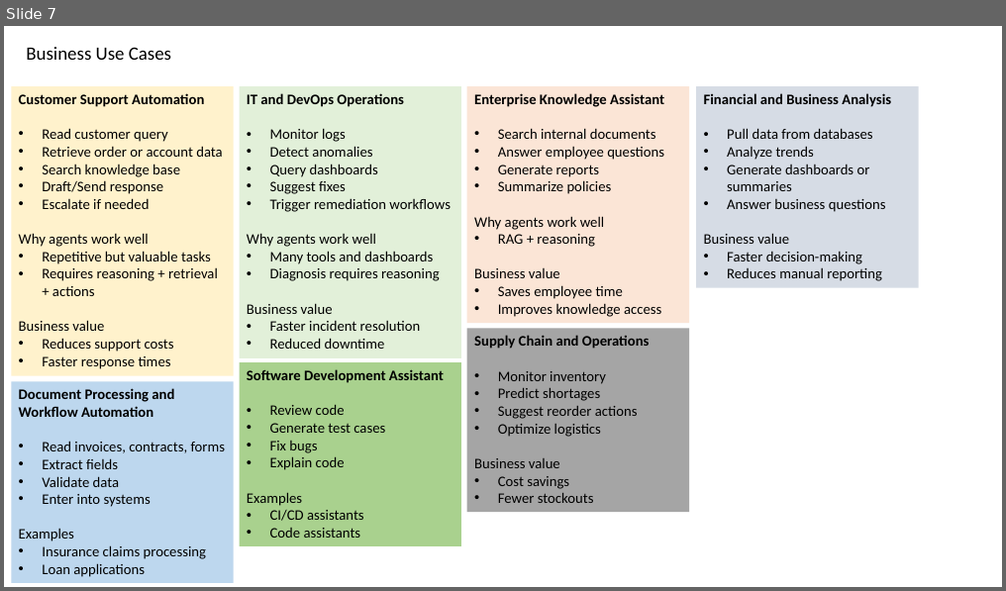
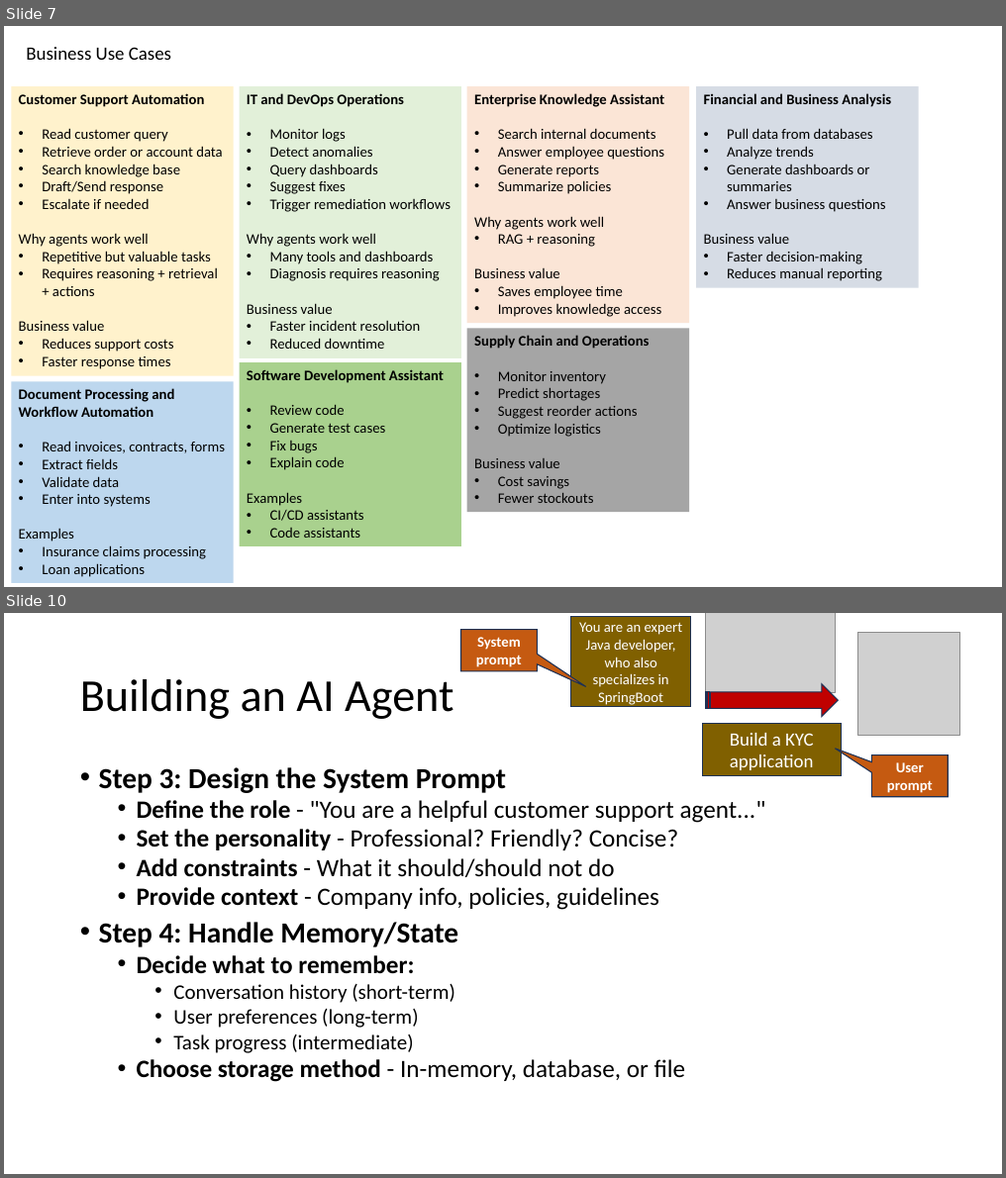
Before and after one commit to atulkahatecdac/agenticai_real, a slide deck: presentation/no-code-low-code-realpage.pptx. Shown one above the other, each under a label of ours: slide 7 before the commit, slides 7 and 10 after it; the slides between them are not shown. The pictures are 1006x591 and 1006x1178 pixels, drawn with LibreOffice and Linux fonts; fonts in the diff are those of the drawing; grey boxes stand for pictures. Boxes give left, top, right and bottom in pixels: in the first picture for what was removed or moved away, otherwise in the second. Text is boxed around its words. In the diff, an @@ line names an element or a change of style, - is before the commit and + after.

```diff
--- a/presentation/no-code-low-code-realpage.pptx
+++ b/presentation/no-code-low-code-realpage.pptx
@@ slide 10 added at (4, 613, 1002, 1174), background #FFFFFF @@
@@ speech box added at (460, 630, 537, 671), fill #C55A11, outline #1E3256 1 pt, 14 pt, text #FFFFFF, bold @@
+System prompt
@@ rectangle added at (571, 617, 691, 707), fill #806000, outline #1E3256 1 pt, 14 pt, text #FFFFFF @@
+You are an expert Java developer, who also specializes in SpringBoot
@@ picture added at (706, 613, 836, 693) @@
@@ picture added at (858, 633, 960, 735) @@
@@ title added at (80, 679, 453, 719), 44 pt, text #000000 @@
+Building an AI Agent
@@ striped right arrow added at (706, 684, 838, 716), fill #C00000, outline #1E3256 1 pt @@
@@ rectangle added at (703, 723, 841, 776), fill #806000, outline #1E3256 1 pt, 18 pt, text #FFFFFF @@
+Build a KYC application
@@ speech box added at (871, 756, 948, 797), fill #C55A11, outline #1E3256 1 pt, 14 pt, text #FFFFFF, bold @@
+User prompt
@@ text added at (99, 767, 766, 1082), 24 pt, text #000000 @@
+• Step 3: Design the System Prompt
+  • Define the role - "You are a helpful customer support agent..."
+  • Set the personality - Professional? Friendly? Concise?
+  • Add constraints - What it should/should not do
+  • Provide context - Company info, policies, guidelines
+• Step 4: Handle Memory/State
+  • Decide what to remember:
+    • Conversation history (short-term)
+    • User preferences (long-term)
+    • Task progress (intermediate)
+  • Choose storage method - In-memory, database, or file
```
Also in this commit, not shown: 1 slide changed, 11 other slides added, 1 other file.
